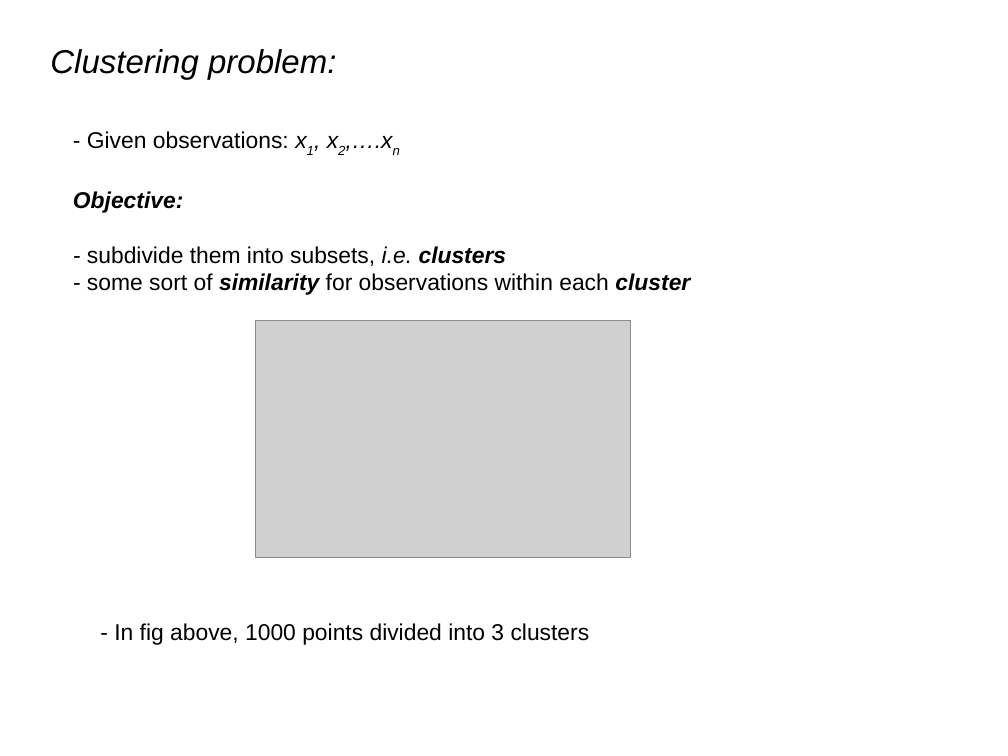
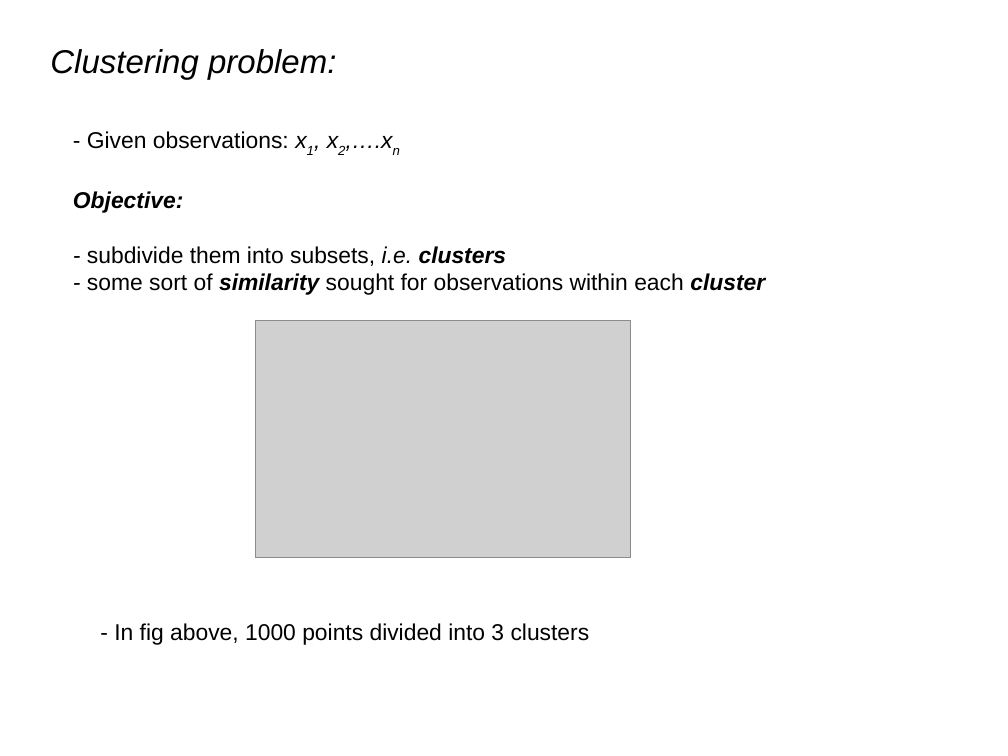
Before and after one commit to afcarl/Dirichlet_Processes, a slide deck: slide 3 of version_2.odp. Drawn at 1008x756 pixels with LibreOffice and Linux fonts; fonts in the diff are those of the drawing; grey boxes stand for pictures. Boxes give left, top, right and bottom in pixels: in the first picture for what was removed or moved away, otherwise in the second. Text is boxed around its words. In the diff, an @@ line names an element or a change of style, - is before the commit and + after.

```diff
--- a/version_2.odp
+++ b/version_2.odp
@@ text at (87, 273, 765, 295): text changed @@
-- some sort of similarity for observations within each cluster
+- some sort of similarity sought for observations within each cluster
```
Also in this commit, not shown: 11 other slides changed, 1 slide added, 1 slide removed.
